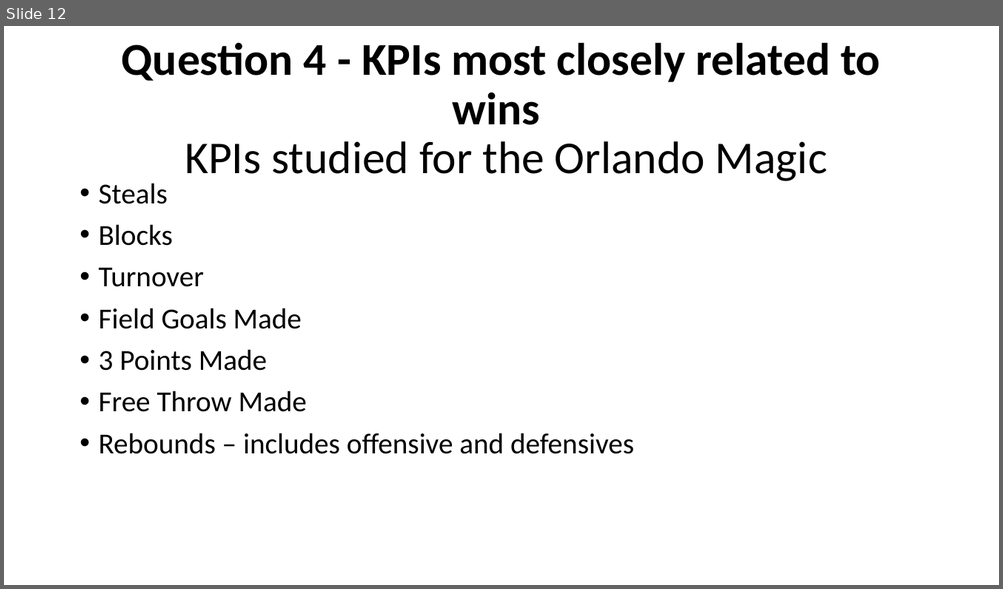
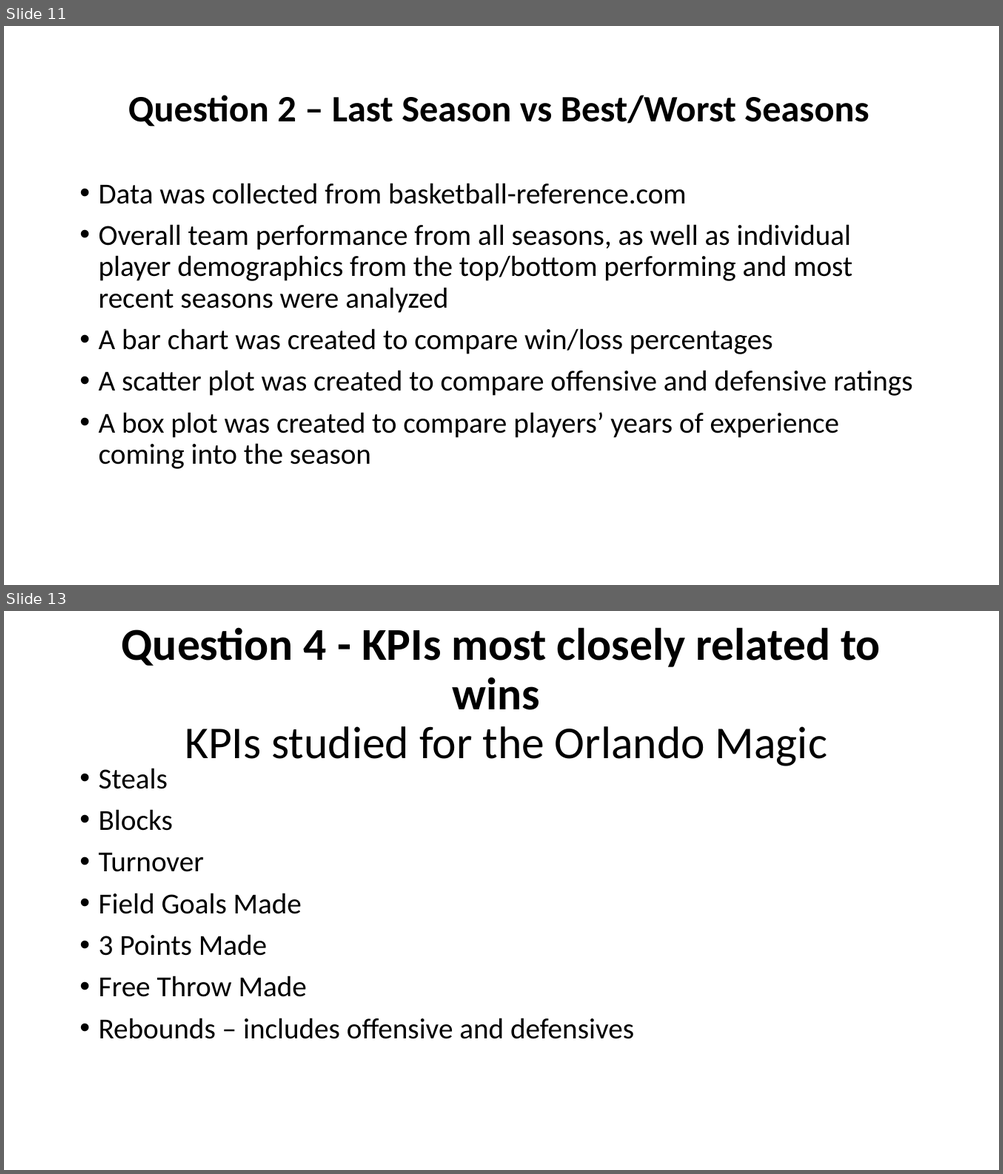
Before and after one commit to CandaceDoesData/Group_Project_1, a slide deck: mm_Group3_Project_1_Presentation.pptx. Shown one above the other, each under a label of ours: slide 12 before the commit, slides 11 and 13 after it; the slides between them are not shown. The pictures are 1003x589 and 1003x1174 pixels, drawn with LibreOffice and Linux fonts; fonts in the diff are those of the drawing. Boxes give left, top, right and bottom in pixels: in the first picture for what was removed or moved away, otherwise in the second. Text is boxed around its words. In the diff, an @@ line names an element or a change of style, - is before the commit and + after.

```diff
--- a/mm_Group3_Project_1_Presentation.pptx
+++ b/mm_Group3_Project_1_Presentation.pptx
@@ slide 11 added at box(4, 26, 999, 585), background #FFFFFF @@
@@ title added at box(128, 95, 868, 127), 36 pt, text #000000, bold @@
+Question 2 – Last Season vs Best/Worst Seasons
@@ text added at box(99, 183, 912, 469), 28 pt, text #000000 @@
+• Data was collected from basketball-reference.com
+• Overall team performance from all seasons, as well as individual player demographics from the top/bottom performing and most recent seasons were analyzed
+• A bar chart was created to compare win/loss percentages
+• A scatter plot was created to compare offensive and defensive ratings
+• A box plot was created to compare players’ years of experience coming into the season
@@ what was slide 12 is now slide 13 @@
```
Also in this commit, not shown: 12 slides changed, 4 other slides added, 6 slides removed, 1 other file.
